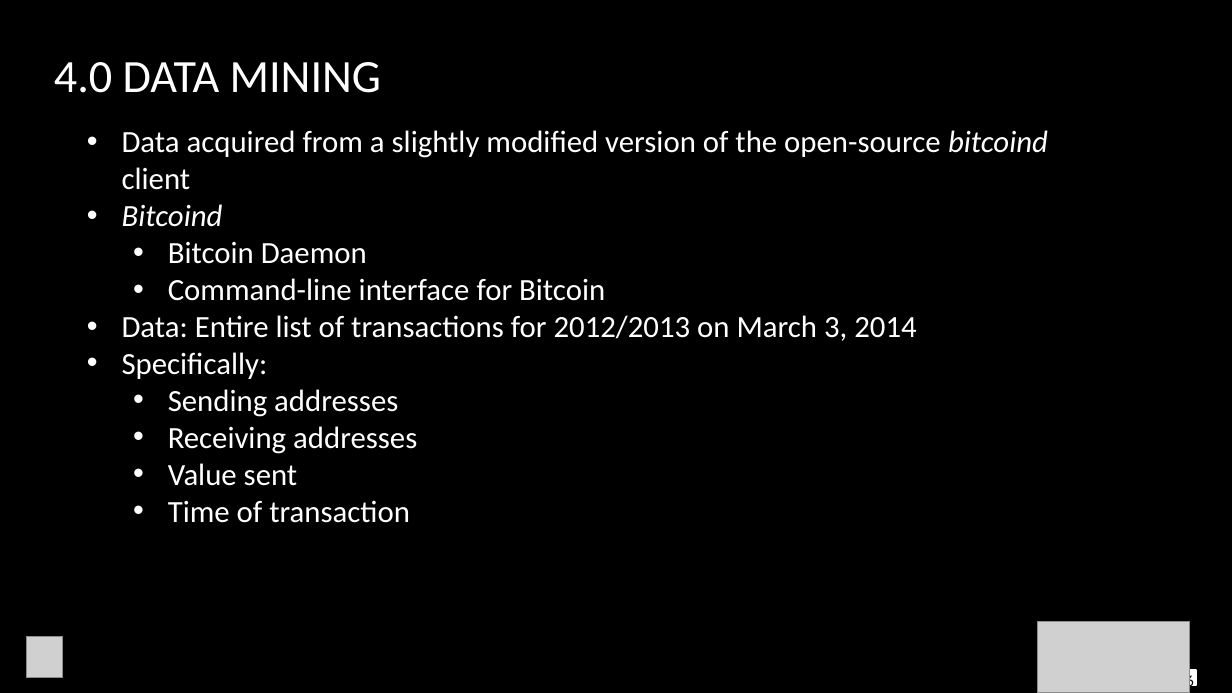
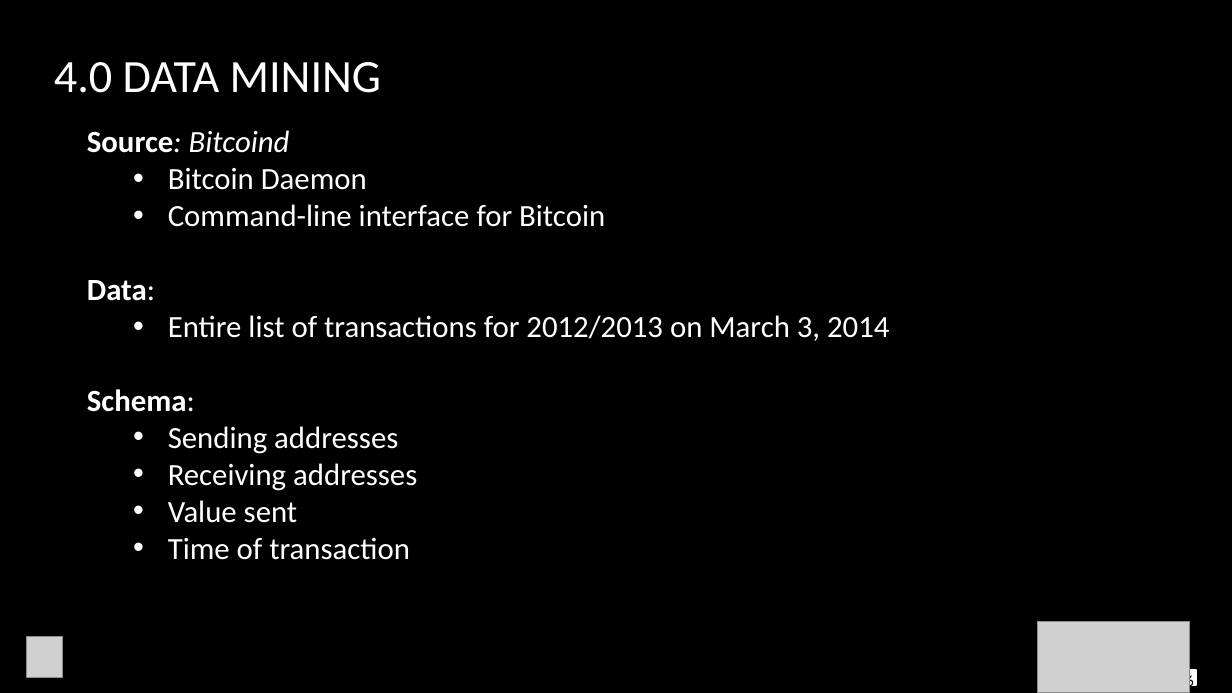
Before and after one commit to sanjifr3/data-analytics, a slide deck: slide 6 of project/ethereum/presentation/Paper Presentation.pptx. Drawn at 1232x693 pixels with LibreOffice and Linux fonts; fonts in the diff are those of the drawing; grey boxes stand for pictures; background and template pictures are left out. Boxes give left, top, right and bottom in pixels: in the first picture for what was removed or moved away, otherwise in the second. Text is boxed around its words. In the diff, an @@ line names an element or a change of style, - is before the commit and + after.

```diff
--- a/project/ethereum/presentation/Paper Presentation.pptx
+++ b/project/ethereum/presentation/Paper Presentation.pptx
@@ text at (x1=87, y1=130, x2=290, y2=153): text changed; italic on @@
-• Data acquired from a slightly modified version of the open-source bitcoind client
-• Bitcoind
+Source: Bitcoind
@@ text at (x1=87, y1=280, x2=889, y2=412): text changed @@
-• Data: Entire list of transactions for 2012/2013 on March 3, 2014
-• Specifically:
+Data:
+  • Entire list of transactions for 2012/2013 on March 3, 2014
+Schema:
```
Also in this commit, not shown: 8 other slides changed, 1 slide added, 11 slides removed, 3 other files.
